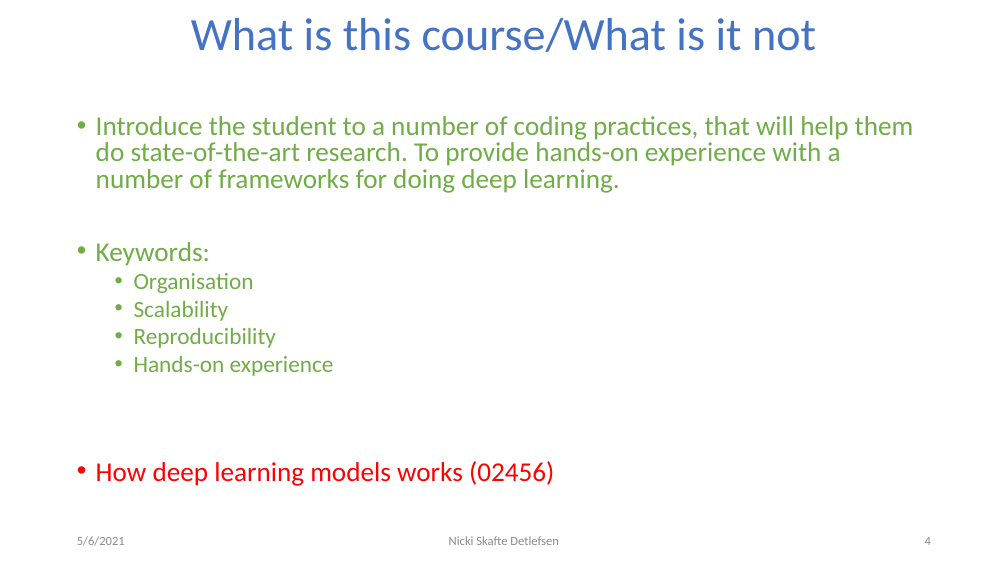
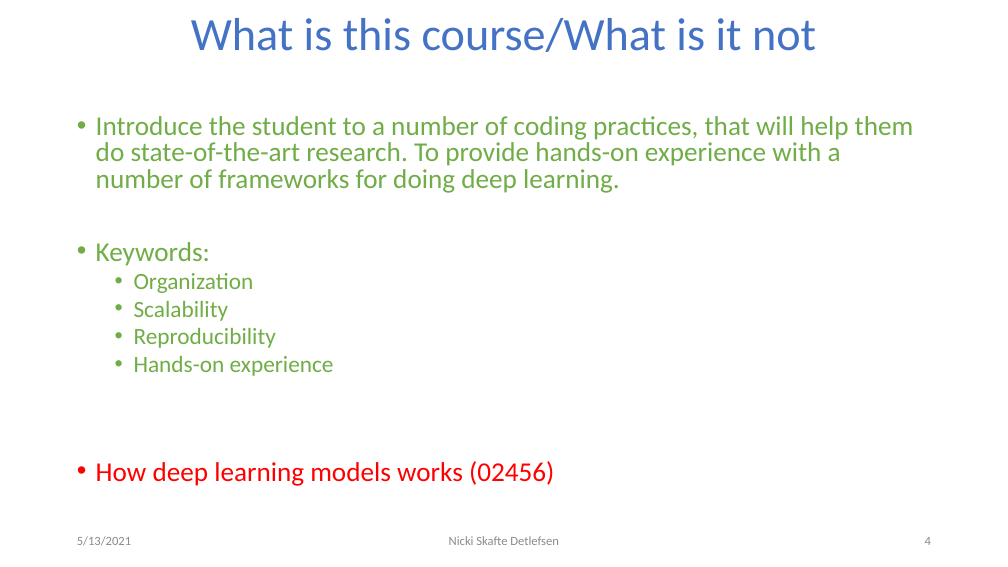
Before and after one commit to DeepEasterbunny/dtu_mlops, a slide deck: slide 4 of 01_introduction/How_autodiff_changed_the_world.pptx. Drawn at 1008x567 pixels with LibreOffice and Linux fonts; fonts in the diff are those of the drawing; background and template pictures are left out. Boxes give left, top, right and bottom in pixels: in the first picture for what was removed or moved away, otherwise in the second. Text is boxed around its words. In the diff, an @@ line names an element or a change of style, - is before the commit and + after.

```diff
--- a/01_introduction/How_autodiff_changed_the_world.pptx
+++ b/01_introduction/How_autodiff_changed_the_world.pptx
@@ text at bbox=[134, 273, 254, 293]: text changed @@
-  • Organisation
+  • Organization
@@ text at bbox=[77, 536, 131, 546]: text changed @@
-5/6/2021
+5/13/2021
```
Also in this commit, not shown: 11 other slides changed, 2 slides added, 3 other files.
